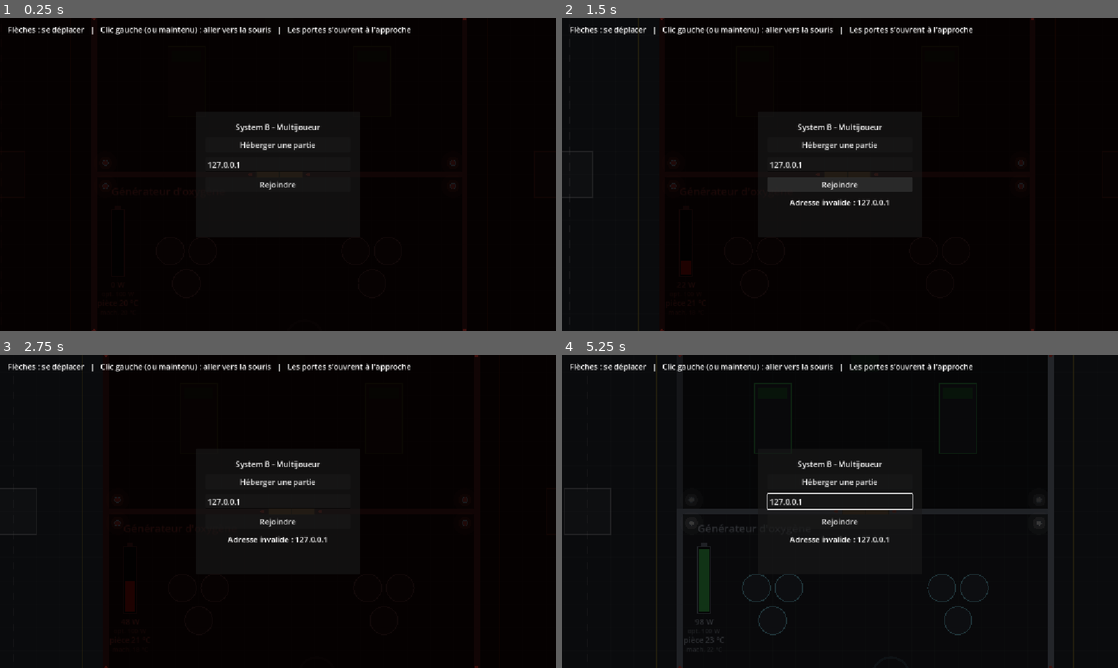
Above: before the commit, frames 1-4 (two rows, left to right).
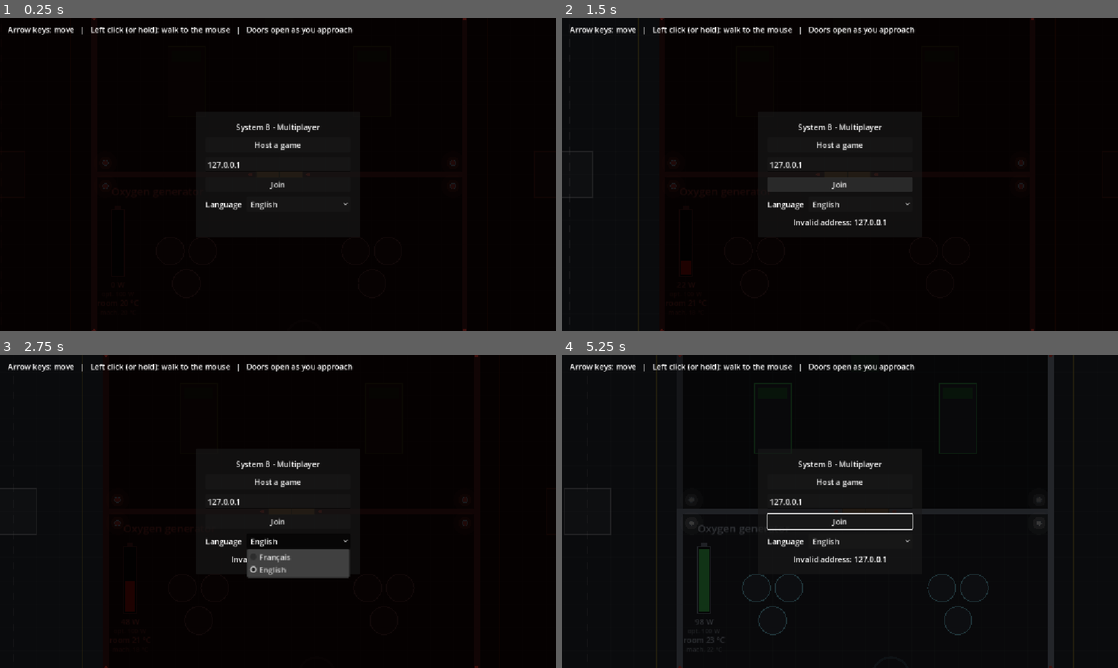
Above: after the commit, the same moments.

Repository: Astropong/System_B
Game: Godot game, scene res://main.tscn
Same seed, same stepped clock (60 frames per second), same inputs: the game is played once before the commit and once after it.
Inputs (mouse positions are in pixels of both pictures, inside the frame that each line leads up to):
- Up to frame 1 (0.25 s): no input
- Up to frame 2 (1.5 s): click "Héberger une partie" (after the commit: "Host a game") at 0.5 s; click "Rejoindre" (after the commit: "Join") at 1.25 s
- Up to frame 3 (2.75 s): click (300, 539) at 2 s, where only the run after the commit has a clickable "English"
- Up to frame 4 (5.25 s): move the mouse to (962, 495) at 2.77 s; hold Right (ui_right) 2.78-3.53 s; click (962, 495) at 2.92 s; move the mouse to (728, 527) at 3.52 s; hold Down (ui_down) 3.53-4.28 s; click (728, 527) at 3.67 s; move the mouse to (895, 442) at 4.27 s; hold Right (ui_right) 4.28-5.03 s; click (895, 442) at 4.42 s; move the mouse to (812, 574) at 5.02 s; hold Up (ui_up) from 5.03 s (still down); click (812, 574) at 5.17 s

The runs differ from the first frame. In frame 1, 1.6% of the frame differs, in the area x 1-74%, y 2-62%; in frame 2, 1.9%; in frame 3, 3.5%, in the area x 1-74%, y 2-72%; in frame 4, 2.5%.

Commit message:
Multilangue français / anglais et choix de la langue dans le menu
- Traductions dans i18n/translations.csv (clés = textes français, colonnes
  fr et en) : menu, messages de connexion, instructions, noms des modules,
  fenêtre de module et textes de debug.
- core/language.gd : langue mémorisée dans user://settings.cfg, sinon celle
  du système, sinon l'anglais ; argument --lang=fr|en pour une session.
- Sélecteur de langue dans le menu de départ ; les noms des modules dessinés
  se mettent à jour au changement de langue.

Co-Authored-By: Claude Opus 5.5 <noreply@anthropic.com>

Diff:
--- /dev/null
+++ b/core/language.gd
@@ -0,0 +1,48 @@
+class_name Language
+extends RefCounted
+## Langue du jeu : choix parmi LOCALES, mémorisé dans SETTINGS_PATH.
+##
+## Les textes sont traduits par le TranslationServer à partir de
+## i18n/translations.csv, dont les clés sont les textes en français : écrire
+## les textes du jeu en français, puis ajouter leur ligne dans ce fichier.
+## Les Label et Button traduisent leur texte d'eux-mêmes ; un texte composé
+## dans le code passe par tr() (avec % après tr pour les valeurs).
+
+## Langues proposées, avec leur nom dans leur propre langue.
+const LOCALES := ["fr", "en"]
+const LOCALE_NAMES := {"fr": "Français", "en": "English"}
+## Langue si le système n'en propose aucune de LOCALES.
+const DEFAULT_LOCALE := "en"
+
+const SETTINGS_PATH := "user://settings.cfg"
+const SETTINGS_SECTION := "general"
+const SETTINGS_KEY := "language"
+
+
+## Applique la langue mémorisée, ou à défaut celle du système si elle est
+## proposée, sinon DEFAULT_LOCALE. À appeler au démarrage.
+static func apply_saved() -> void:
+	var config := ConfigFile.new()
+	var locale := ""
+	if config.load(SETTINGS_PATH) == OK:
+		locale = config.get_value(SETTINGS_SECTION, SETTINGS_KEY, "")
+	if locale not in LOCALES:
+		locale = OS.get_locale_language()
+	if locale not in LOCALES:
+		locale = DEFAULT_LOCALE
+	TranslationServer.set_locale(locale)
+
+
+## Change de langue et mémorise le choix.
+static func set_language(locale: String) -> void:
+	TranslationServer.set_locale(locale)
+	var config := ConfigFile.new()
+	config.load(SETTINGS_PATH)  # garde les autres réglages éventuels
+	config.set_value(SETTINGS_SECTION, SETTINGS_KEY, locale)
+	config.save(SETTINGS_PATH)
+
+
+## Langue actuelle (l'une de LOCALES).
+static func get_current() -> String:
+	var locale := TranslationServer.get_locale().get_slice("_", 0)
+	return locale if locale in LOCALES else DEFAULT_LOCALE
--- a/core/network.gd
+++ b/core/network.gd
@@ -1,11 +1,12 @@
 extends Node
-## Multijoueur en réseau (ENet) : menu Héberger / Rejoindre, apparition et
-## départ des joueurs.
+## Multijoueur en réseau (ENet) : menu Héberger / Rejoindre / Langue,
+## apparition et départ des joueurs.
 ##
 ## L'hôte (identifiant réseau 1) fait autorité sur le vaisseau et les portes ;
 ## chaque joueur fait autorité sur son propre personnage.
 ## Lancement automatique possible avec les arguments --host ou --join
-## (--join=192.168.1.20 pour une autre adresse que 127.0.0.1).
+## (--join=192.168.1.20 pour une autre adresse que 127.0.0.1), et langue
+## forcée avec --lang=en (ou fr).
 ##
 ## Serveur dédié : avec l'étiquette de fonctionnalité « dedicated_server »
 ## (export en mode « Serveur dédié », ou étiquette ajoutée à une instance de
@@ -26,9 +27,17 @@
 @onready var _join_button: Button = %JoinButton
 @onready var _address: LineEdit = %Address
 @onready var _status: Label = %Status
+@onready var _language: OptionButton = %Language
 
 
 func _ready() -> void:
+	Language.apply_saved()
+	for arg in OS.get_cmdline_args() + OS.get_cmdline_user_args():
+		if arg.begins_with("--lang="):
+			# Langue forcée pour cette session, sans la mémoriser.
+			TranslationServer.set_locale(arg.get_slice("=", 1))
+	_setup_language_choice()
+
 	# Chaque joueur crée les personnages lui-même, à partir des données envoyées
 	# par l'hôte (identifiant et position de départ).
 	_spawner.spawn_function = _create_player
@@ -50,10 +59,19 @@
 			join.call_deferred(address)
 
 
+## Menu : liste des langues (noms non traduits), sur la langue actuelle.
+func _setup_language_choice() -> void:
+	for locale in Language.LOCALES:
+		_language.add_item(Language.LOCALE_NAMES[locale])
+	_language.select(Language.LOCALES.find(Language.get_current()))
+	_language.item_selected.connect(func(index: int) -> void:
+		Language.set_language(Language.LOCALES[index]))
+
+
 ## Crée la partie sur cette machine, en y jouant.
 func host() -> void:
 	if not _create_server():
-		_status.text = "Impossible d'héberger : le port %d est peut-être déjà utilisé." % DEFAULT_PORT
+		_status.text = tr("Impossible d'héberger : le port %d est peut-être déjà utilisé.") % DEFAULT_PORT
 		return
 	_spawn_player(1)
 	_menu.hide()
@@ -88,10 +106,10 @@
 	var peer := ENetMultiplayerPeer.new()
 	var error := peer.create_client(address, DEFAULT_PORT)
 	if error != OK:
-		_status.text = "Adresse invalide : %s" % address
+		_status.text = tr("Adresse invalide : %s") % address
 		return
 	multiplayer.multiplayer_peer = peer
-	_status.text = "Connexion à %s..." % address
+	_status.text = tr("Connexion à %s...") % address
 	_set_buttons_disabled(true)
 
 
@@ -145,7 +163,7 @@
 
 func _on_connection_failed() -> void:
 	multiplayer.multiplayer_peer = OfflineMultiplayerPeer.new()
-	_status.text = "Échec de la connexion."
+	_status.text = tr("Échec de la connexion.")
 	_set_buttons_disabled(false)
 
 
--- /dev/null
+++ b/i18n/translations.csv
@@ -0,0 +1,34 @@
+keys,fr,en
+"System B - Multijoueur","System B - Multijoueur","System B - Multiplayer"
+"Héberger une partie","Héberger une partie","Host a game"
+"Adresse de l'hôte","Adresse de l'hôte","Host address"
+"Rejoindre","Rejoindre","Join"
+"Langue","Langue","Language"
+"Impossible d'héberger : le port %d est peut-être déjà utilisé.","Impossible d'héberger : le port %d est peut-être déjà utilisé.","Unable to host: port %d may already be in use."
+"Adresse invalide : %s","Adresse invalide : %s","Invalid address: %s"
+"Connexion à %s...","Connexion à %s...","Connecting to %s..."
+"Échec de la connexion.","Échec de la connexion.","Connection failed."
+"Flèches : se déplacer   |   Clic gauche (ou maintenu) : aller vers la souris   |   Les portes s'ouvrent à l'approche","Flèches : se déplacer   |   Clic gauche (ou maintenu) : aller vers la souris   |   Les portes s'ouvrent à l'approche","Arrow keys: move   |   Left click (or hold): walk to the mouse   |   Doors open as you approach"
+"Pilotage","Pilotage","Cockpit"
+"Infirmerie","Infirmerie","Infirmary"
+"Réacteur","Réacteur","Reactor"
+"Couloir","Couloir","Corridor"
+"Radar","Radar","Radar"
+"Générateur","Générateur","Generator"
+"Générateur d'oxygène","Générateur d'oxygène","Oxygen generator"
+"Salle de maintenance","Salle de maintenance","Maintenance room"
+"Salle de télécommunication","Salle de télécommunication","Telecommunications room"
+"Laboratoire","Laboratoire","Laboratory"
+"Salle de construction","Salle de construction","Construction room"
+"Tourelles","Tourelles","Turrets"
+"opt. %d W","opt. %d W","opt. %d W"
+"pièce %d °C","pièce %d °C","room %d °C"
+"mach. %d °C","mach. %d °C","mach. %d °C"
+"Espace / clic droit : utiliser %s","Espace / clic droit : utiliser %s","Space / right click: use %s"
+"Bouton d'exemple : %s","Bouton d'exemple : %s","Example button: %s"
+"État","État","Condition"
+"Intact","Intact","Intact"
+"Cassé","Cassé","Broken"
+"Consommation","Consommation","Power consumption"
+"Température de la machine","Température de la machine","Machine temperature"
+"Température de la pièce","Température de la pièce","Room temperature"
--- a/main.tscn
+++ b/main.tscn
@@ -161,6 +161,20 @@
 layout_mode = 2
 text = "Rejoindre"
 
+[node name="LanguageRow" type="HBoxContainer" parent="HUD/Menu/Margin/VBox" unique_id=1450987321]
+layout_mode = 2
+theme_override_constants/separation = 10
+
+[node name="LanguageLabel" type="Label" parent="HUD/Menu/Margin/VBox/LanguageRow" unique_id=1093847562]
+layout_mode = 2
+text = "Langue"
+
+[node name="Language" type="OptionButton" parent="HUD/Menu/Margin/VBox/LanguageRow" unique_id=1837465029]
+unique_name_in_owner = true
+auto_translate_mode = 2
+layout_mode = 2
+size_flags_horizontal = 3
+
 [node name="Status" type="Label" parent="HUD/Menu/Margin/VBox" unique_id=803731277]
 unique_name_in_owner = true
 custom_minimum_size = Vector2(300, 0)
--- a/project.godot
+++ b/project.godot
@@ -29,6 +29,10 @@
 ]
 }
 
+[internationalization]
+
+locale/translations=PackedStringArray("res://i18n/translations.fr.translation", "res://i18n/translations.en.translation")
+
 [physics]
 
 3d/physics_engine="Jolt Physics"
--- a/ship/modules/module.gd
+++ b/ship/modules/module.gd
@@ -202,17 +202,24 @@
 ## Les boutons ne doivent pas prendre le focus (Espace ferme la fenêtre).
 func build_interface(container: Container) -> void:
 	var button := Button.new()
-	button.text = "Bouton d'exemple : %s" % get_type_name()
+	button.text = tr("Bouton d'exemple : %s") % get_type_name()
 	button.focus_mode = Control.FOCUS_NONE
 	var presses := [0]
 	button.pressed.connect(func() -> void:
 		presses[0] += 1
-		button.text = "Bouton d'exemple : %s (%d)" % [get_type_name(), presses[0]])
+		button.text = (tr("Bouton d'exemple : %s") % get_type_name()) + " (%d)" % presses[0])
 	container.add_child(button)
 
 
+## Nom du type, traduit dans la langue du jeu (voir Language).
 func get_type_name() -> String:
-	return TYPE_NAMES[get_type_id()]
+	return tr(TYPE_NAMES[get_type_id()])
+
+
+func _notification(what: int) -> void:
+	# Changement de langue : le nom et les textes de debug sont dessinés.
+	if what == NOTIFICATION_TRANSLATION_CHANGED:
+		queue_redraw()
 
 
 ## Taille du module en pixels.
@@ -445,11 +452,11 @@
 	var text_w := rect.size.x + 60
 	draw_string(font, Vector2(text_x, rect.end.y + 22), "%d W" % roundi(power_supplied),
 			HORIZONTAL_ALIGNMENT_CENTER, text_w, 16, TEXT_COLOR)
-	draw_string(font, Vector2(text_x, rect.end.y + 40), "opt. %d W" % roundi(get_ideal_power()),
+	draw_string(font, Vector2(text_x, rect.end.y + 40), tr("opt. %d W") % roundi(get_ideal_power()),
 			HORIZONTAL_ALIGNMENT_CENTER, text_w, 13, TEXT_COLOR.darkened(0.3))
-	draw_string(font, Vector2(text_x, rect.end.y + 60), "pièce %d °C" % roundi(room_temperature),
+	draw_string(font, Vector2(text_x, rect.end.y + 60), tr("pièce %d °C") % roundi(room_temperature),
 			HORIZONTAL_ALIGNMENT_CENTER, text_w, 16, TEXT_COLOR)
-	draw_string(font, Vector2(text_x, rect.end.y + 78), "mach. %d °C" % roundi(machine_temperature),
+	draw_string(font, Vector2(text_x, rect.end.y + 78), tr("mach. %d °C") % roundi(machine_temperature),
 			HORIZONTAL_ALIGNMENT_CENTER, text_w, 13, TEXT_COLOR.darkened(0.3))
 
 
--- a/ui/module_window.gd
+++ b/ui/module_window.gd
@@ -64,7 +64,7 @@
 	var module := _get_module_in_reach()
 	_prompt.visible = module != null
 	if module != null:
-		_prompt.text = PROMPT_TEXT % module.get_type_name()
+		_prompt.text = tr(PROMPT_TEXT) % module.get_type_name()
 
 
 ## Ouvre la fenêtre de [param module].
Not shown, added: core/language.gd.uid
Not shown, added: i18n/translations.csv.import
Binary file added: i18n/translations.en.translation
Binary file added: i18n/translations.fr.translation
Not shown, changed: CLAUDE.md
